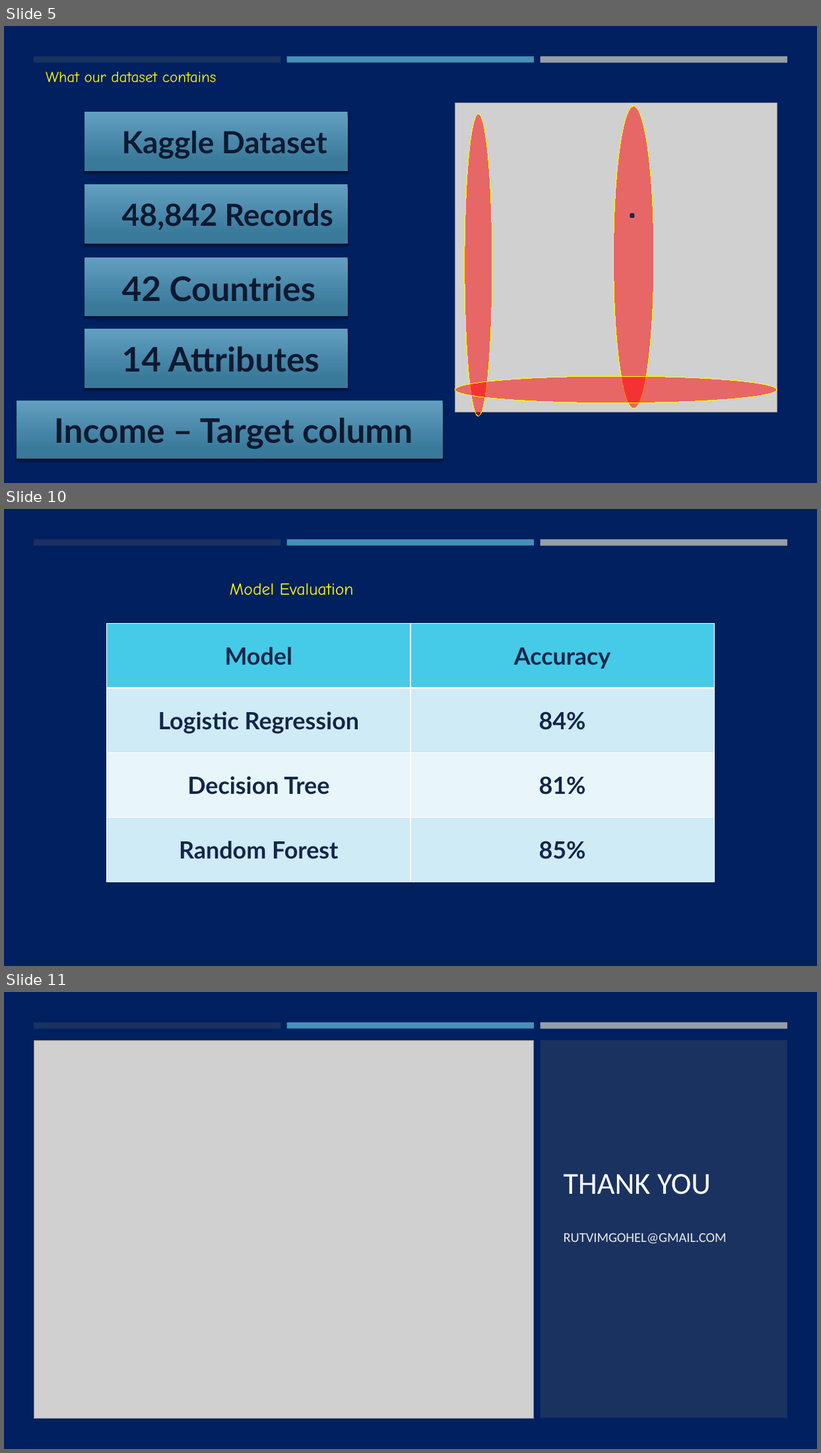
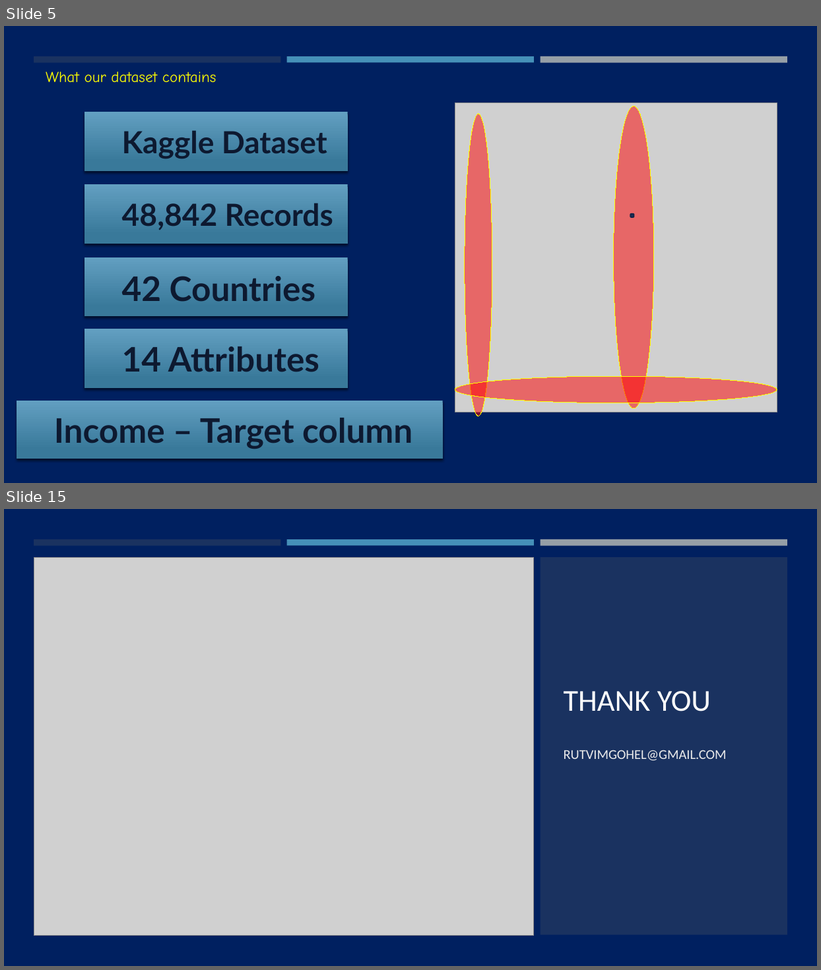
Before and after one commit to PassionateDataScientist/adult_income, a slide deck: Adult income prediction.pptx. Shown one above the other, each under a label of ours: slides 5, 10 and 11 before the commit, slides 5 and 15 after it; the slides between them are not shown. The pictures are 821x1453 and 821x970 pixels, drawn with LibreOffice and Linux fonts; fonts in the diff are those of the drawing; grey boxes stand for pictures; background and template pictures are left out. Boxes give left, top, right and bottom in pixels: in the first picture for what was removed or moved away, otherwise in the second. Text is boxed around its words. In the diff, an @@ line names an element or a change of style, - is before the commit and + after.

```diff
--- a/Adult income prediction.pptx
+++ b/Adult income prediction.pptx
@@ slide 10 removed at bbox=[4, 509, 817, 966], background #002060; not listed: 3 template elements that a slide beside it also shows @@
@@ text removed at bbox=[230, 583, 354, 595] @@
-Model Evaluation
@@ table removed at bbox=[107, 624, 715, 883], 4 rows, 2 columns @@
-Model | Accuracy
-Logistic Regression | 84%
-Decision Tree | 81%
-Random Forest | 85%
@@ what was slide 11 is now slide 15 @@
```
Also in this commit, not shown: 2 slides changed, 7 slides added, 2 other slides removed, 2 other files.
